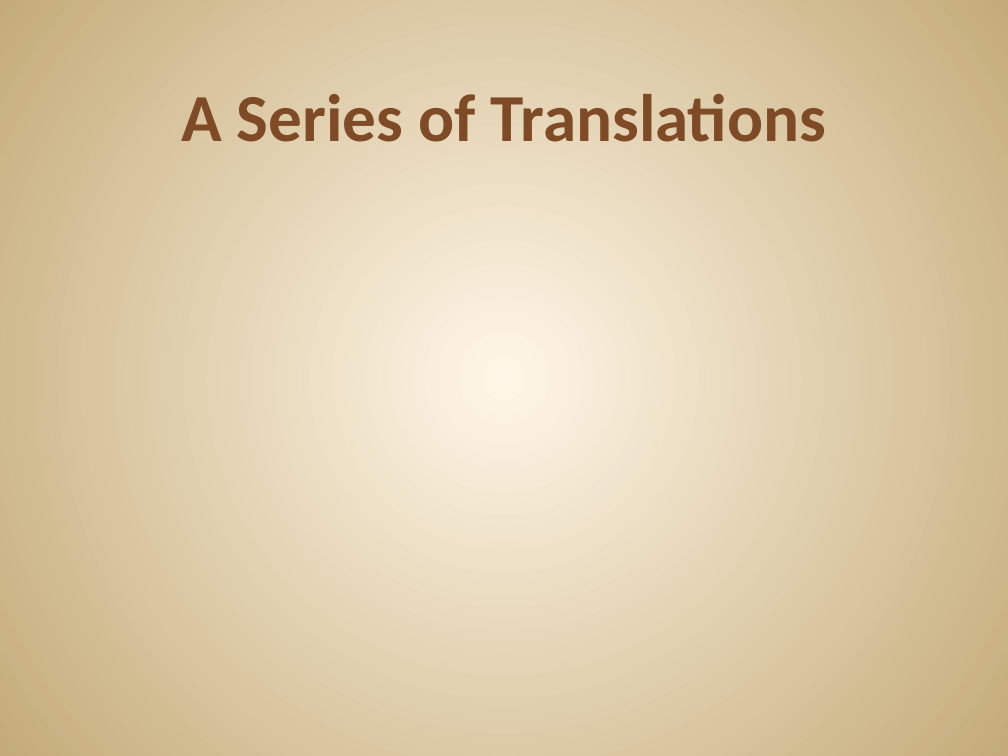
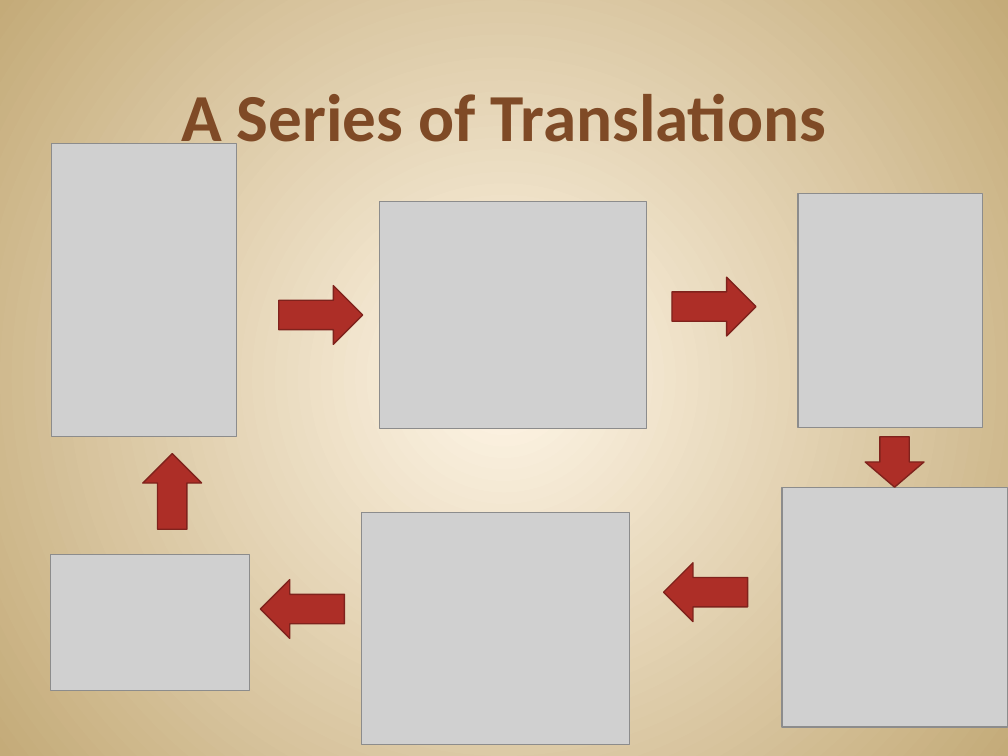
Before and after one commit to JonKruger/TDD-In-Action, a slide deck: slide 7 of TDD In Action.pptx. Drawn at 1008x756 pixels with LibreOffice and Linux fonts; fonts in the diff are those of the drawing; grey boxes stand for pictures. Boxes give left, top, right and bottom in pixels: in the first picture for what was removed or moved away, otherwise in the second. Text is boxed around its words. In the diff, an @@ line names an element or a change of style, - is before the commit and + after.

```diff
--- a/TDD In Action.pptx
+++ b/TDD In Action.pptx
@@ picture added at [51,143,236,436] @@
@@ picture added at [379,202,646,428] @@
@@ picture added at [798,194,983,427] @@
@@ right arrow added at [278,285,362,344], fill #AD2E27, outline #80221D 1 pt @@
@@ right arrow added at [672,277,756,336], fill #AD2E27, outline #80221D 1 pt @@
@@ down arrow added at [865,436,923,487], fill #AD2E27, outline #80221D 1 pt @@
@@ down arrow added at [143,454,202,529], fill #AD2E27, outline #80221D 1 pt @@
@@ picture added at [782,487,1008,727] @@
@@ picture added at [361,512,630,744] @@
@@ picture added at [50,554,250,690] @@
@@ right arrow added at [663,562,747,621], fill #AD2E27, outline #80221D 1 pt @@
@@ right arrow added at [260,580,344,638], fill #AD2E27, outline #80221D 1 pt @@
```
Also in this commit, not shown: 13 slides added, 3 slides removed, 1 other file.
